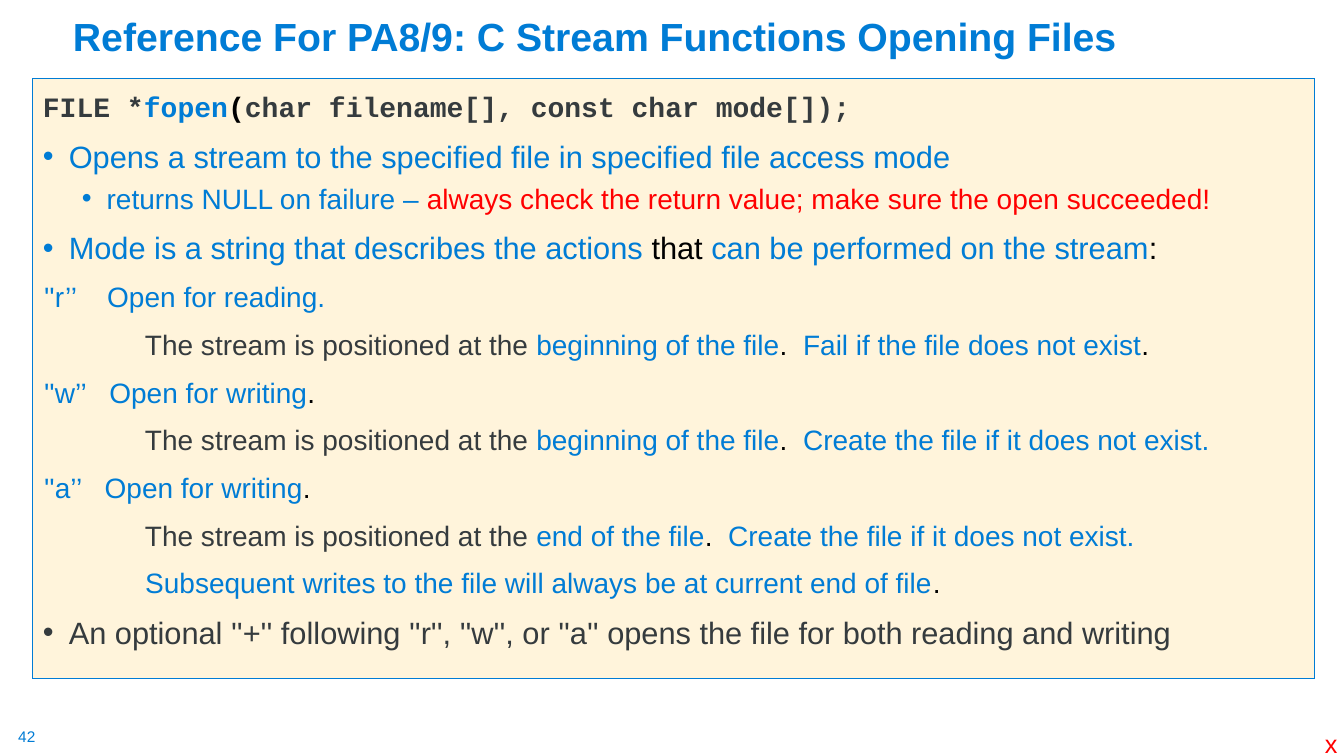
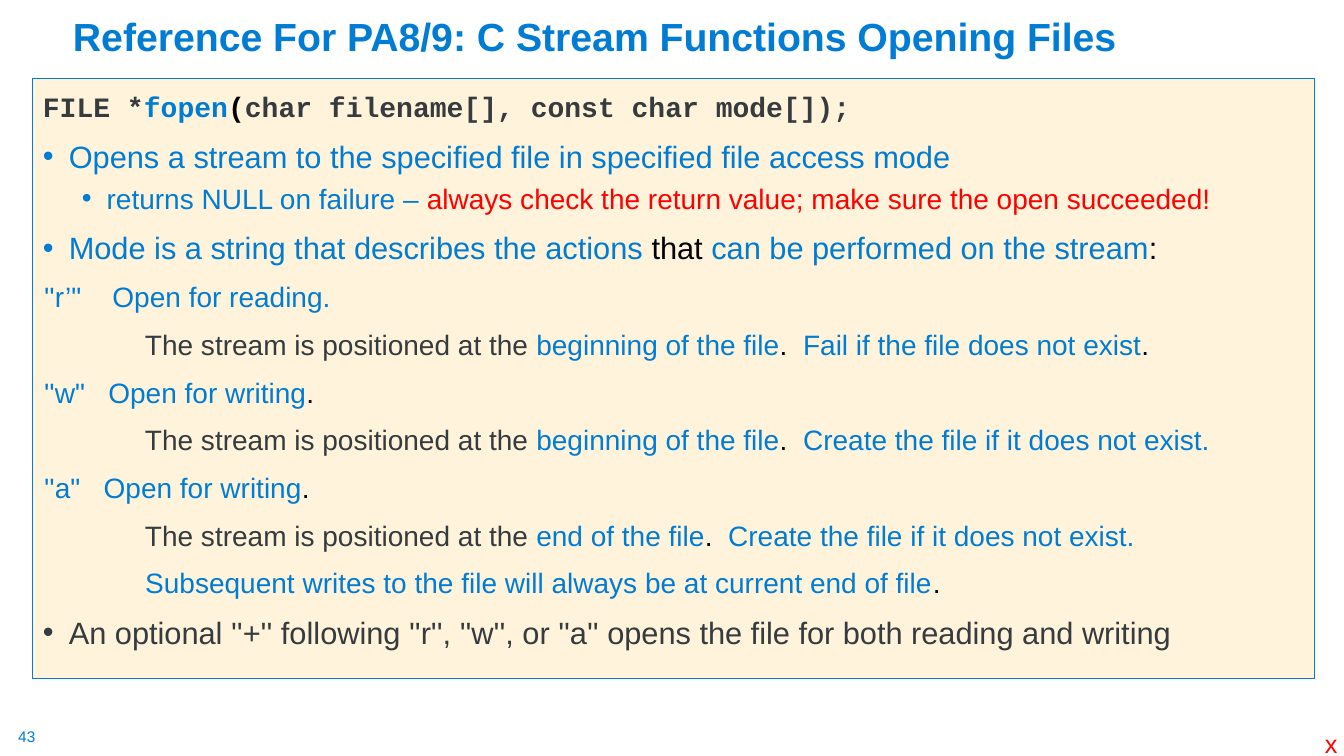
Before and after one commit to cse30-fa22/Muller_CSE30_Lecture_Slides, a slide deck: slide 43 of 10_Assm_Part5.pptx (slide 42 before the commit). Drawn at 1344x756 pixels with LibreOffice and Linux fonts; fonts in the diff are those of the drawing. Boxes give left, top, right and bottom in pixels: in the first picture for what was removed or moved away, otherwise in the second. Text is boxed around its words. In the diff, an @@ line names an element or a change of style, - is before the commit and + after.

```diff
--- a/10_Assm_Part5.pptx
+++ b/10_Assm_Part5.pptx
@@ text at (x1=44, y1=286, x2=330, y2=313): text changed @@
-''r’’ Open for reading.
+''r’" Open for reading.
@@ text at (x1=44, y1=382, x2=314, y2=408): text changed @@
-''w’’ Open for writing.
+''w" Open for writing.
@@ text at (x1=44, y1=477, x2=309, y2=503): text changed @@
-''a’’ Open for writing.
+''a" Open for writing.
@@ page number at (x1=18, y1=731, x2=35, y2=742): text changed @@
-42
+43
```
Also in this commit, not shown: 13 other slides changed, 1 slide added, 1 other file.
